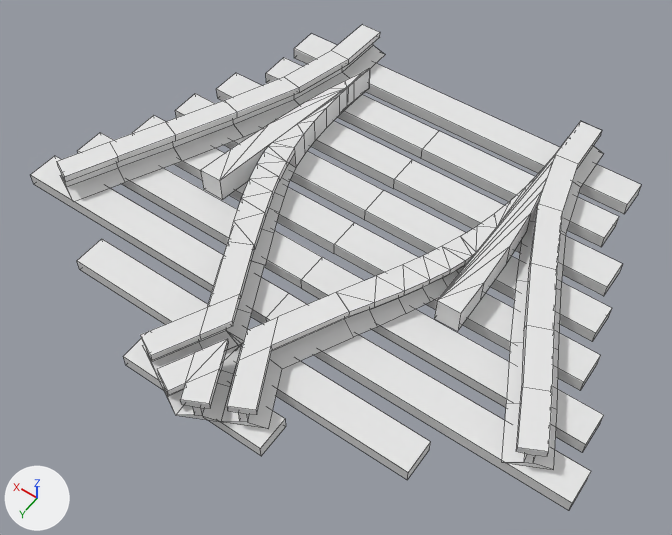
An edit to the OBJ model models/advtrains_dtrack_s3_tieless_r.obj, drawn before and after from the same camera.
Both versions are drawn from a 50 mm camera at (-1.19, 2.09, 2.01) aimed at (-0.04, 0.48, -0.52). Every picture has the same lights, and +X, +Y and +Z are marked at lower left. Mesh edges are drawn as thin lines. Where no turn or scale is listed for an object, it has been applied to the vertices. Vertices at the same position are counted once.

Objects in the first picture: 's3_blade_cr_cr_l_BezierCurve.017', 's3_blade_cr_st_r_BezierCurve.011', 's3_blade_st_cr_r_Plane.005', 's3_blade_st_st_l_Plane.003', 'sy_base_Cube.022'.
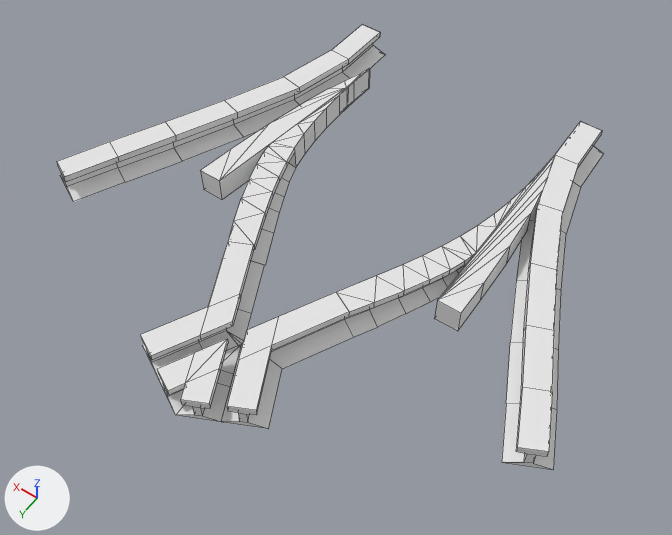
Patch to the scene script:
```diff
--- a/models/advtrains_dtrack_s3_tieless_r.obj.py
+++ b/models/advtrains_dtrack_s3_tieless_r.obj.py
@@ me_sy_base_cube_022 @@
 # used by ob_sy_base_cube_022; location = (0.0, 0.0, 0.0)
 # verts and faces of me_sy_base_cube_022; kept vertices keep their numbers, new ones are numbered from 393
 # before: 38 (-0.05, 1.22, -0.44) at pixel (194, 414), 39 (-0.07, 1.21, -0.44) at pixel (202, 415), 42 (0.0, 1.12, -0.44), 51 (0.0, 1.25, -0.46) at pixel (175, 415), 59 (-0.13, 1.18, -0.46) at pixel (223, 422)
 # before: 63 (0.0, 1.25, -0.46) at pixel (175, 415), 102 (0.05, 1.22, -0.44) at pixel (167, 396), 103 (0.07, 1.21, -0.44) at pixel (164, 390), 120 (0.13, 1.18, -0.46) at pixel (158, 378)
-me_sy_base_cube_022.from_pydata(...)  # 393 vertices, 295 faces, 2 loose edges; spans x -1.09..1.09, y -0.5..1.25, z -0.51..-0.36
+me_sy_base_cube_022.from_pydata(...)  # 289 vertices, 226 faces, 2 loose edges; spans x -1.0..1.0, y -0.5..1.25, z -0.46..-0.36
+# me_sy_base_cube_022 part 1: 9 loose pieces with 104 vertices, spanning x -1.09..1.09, y -0.44..1.19, z -0.51..-0.46, are deleted
+# me_sy_base_cube_022 part 2
+delete_faces([(38, 63, 51, 59, 39), (38, 42, 63), (51, 63, 102, 103, 120), (42, 102, 63)])
+faces += [(38, 51, 63, 59, 39), (38, 42, 51), (51, 102, 103, 120, 63), (42, 102, 51)]
 me_sy_base_cube_022.materials.append(mat_rails)
-me_sy_base_cube_022.materials.append(mat_sleepers)  # white #e7e7e7
```

Pixel boxes [x1, y1, x2, y2] of what changed, in the pictures (672 x 535 px; the box of a moved part takes in the faces that stretch with it):
'sy_base_Cube.022', reshaped (10% narrower, 9% shorter)
    before: [31, 25, 641, 511]
    after: [57, 25, 604, 469]
part 1 of me_sy_base_cube_022, deleted
    before: [31, 34, 641, 511]
part 2 of me_sy_base_cube_022, moved or reshaped
    both: [161, 385, 221, 422]
